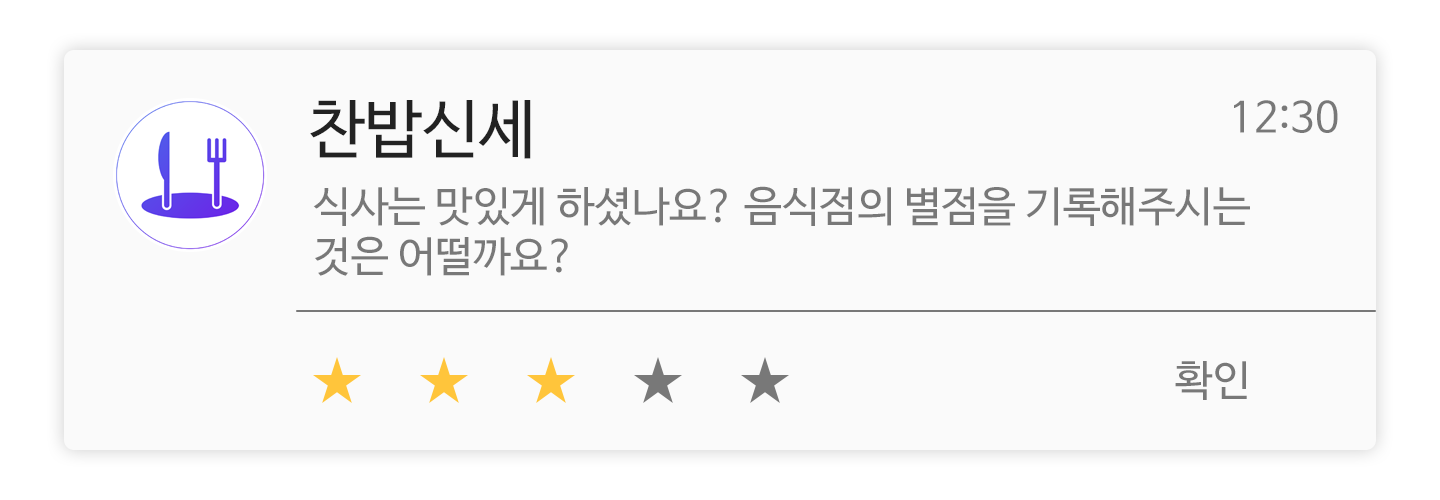
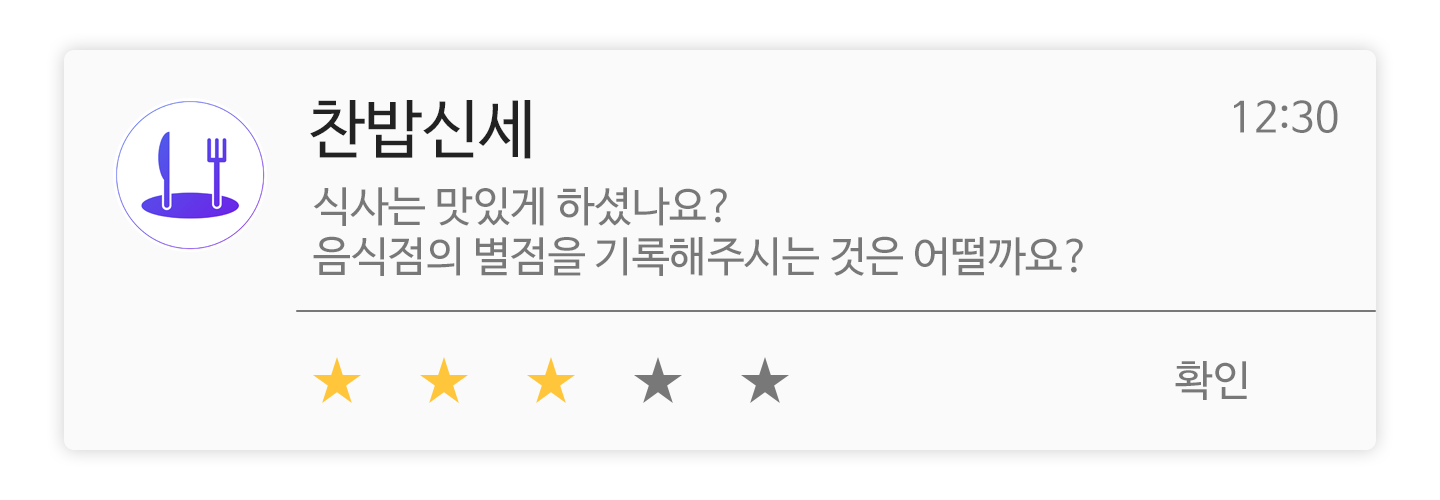
Revision of a layered 1440 x 500 image; what changed, layer by layer:
painted on "식사는 맛있게 하셨나요? 음식점의 별점을 기록해주시는 것은 어떨까요?" over (x1=313, y1=186, x2=1250, y2=276)
